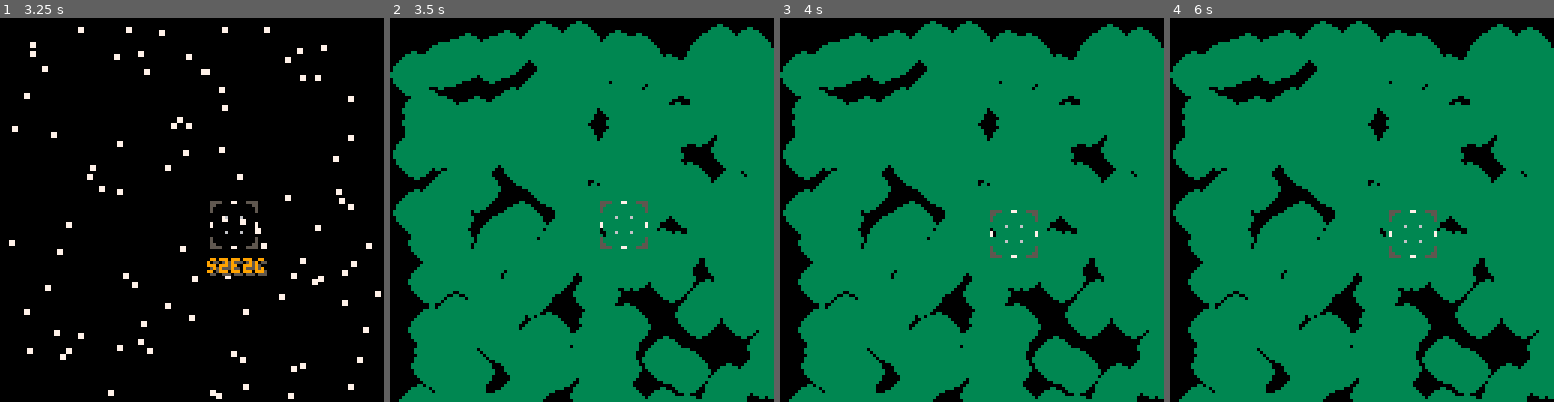
Above: before the commit, frames 1-4 (left to right).
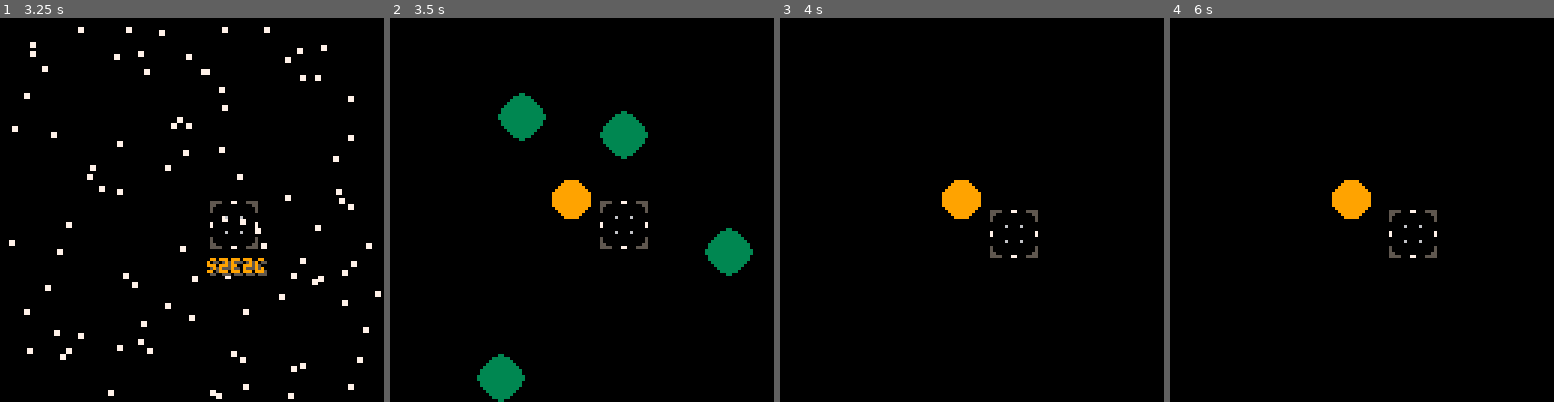
Above: after the commit, the same moments.

Repository: jeffcampbell/Pico-8-Games
Game: PICO-8 cartridge fermi/fermi.p8
The game is run twice, just before and just after one commit, with the same random seed, the same clock (stepped at 60 frames per second) and the same inputs.
Inputs:
- Up to frame 1 (3.25 s): tap X (X key) at 0.33, 1.07, 1.85, 2.97 s; tap O (Z key) at 0.7, 1.7, 2.1, 2.5, 2.9 s; hold Right 1.6-2.1 s; hold Up 2.15-2.42 s; hold Right 2.47-3.03 s; hold Left from 3.08 s (still down)
- Up to frame 2 (3.5 s): keep holding Left; tap O (Z key) at 3.3 s
- Up to frame 3 (4 s): release Left at 3.58 s; hold Down 3.63-3.97 s; tap O (Z key) at 3.7 s
- Up to frame 4 (6 s): hold Right 4.02-4.68 s; tap X (X key) at 4.08, 5.2 s; tap O (Z key) every 0.4 s from 4.1 to 5.7 s; hold Up 4.73-5.03 s; hold Left 5.08-5.68 s; hold Down from 5.73 s (still down)

Frame 1 is identical in both runs. In frame 2, 78% of the frame differs, in the area x 0-100%, y 0-100%; in frame 3, 82%; in frame 4, 82%.

Commit message:
mostly working

Diff:
--- a/fermi/fermi.p8
+++ b/fermi/fermi.p8
@@ -108,14 +108,30 @@
 
 o.planetcreate=function(o)
 
+  local hname=test
+  local hsx=0
+  local hsy=32
+  local hposx=flr(rnd(128))
+  local hposy=flr(rnd(128))
+
+  if (#o.habitable<o.planets.habitable) then
+  add(o.habitable,planetconstruct(
+   hname,
+   hsx,
+   hsy,
+   hposx,
+   hposy
+   ))
+  end
+
   local name=test
   local sx=0
   local sy=32
   local posx=flr(rnd(128))
   local posy=flr(rnd(128))
 
-  if (#o.habitable<o.planets.habitable) then
-  add(o.habitable,planetconstruct(
+  if (#o.unhabitable<o.planets.unhabitable) then
+  add(o.unhabitable,planetconstruct(
    name,
    sx,
    sy,
@@ -126,8 +142,11 @@
 end
 
 o.planetdraw=function(o)
- if (zoomstate==1) then
+ if (zoomstate==1 and o.state==1) then
   for planet in all(o.habitable) do
+   sspr(planet.sx,planet.sy,16,16,planet.posx,planet.posy)
+  end
+  for planet in all(o.unhabitable) do
    sspr(planet.sx,planet.sy,16,16,planet.posx,planet.posy)
   end
  end
